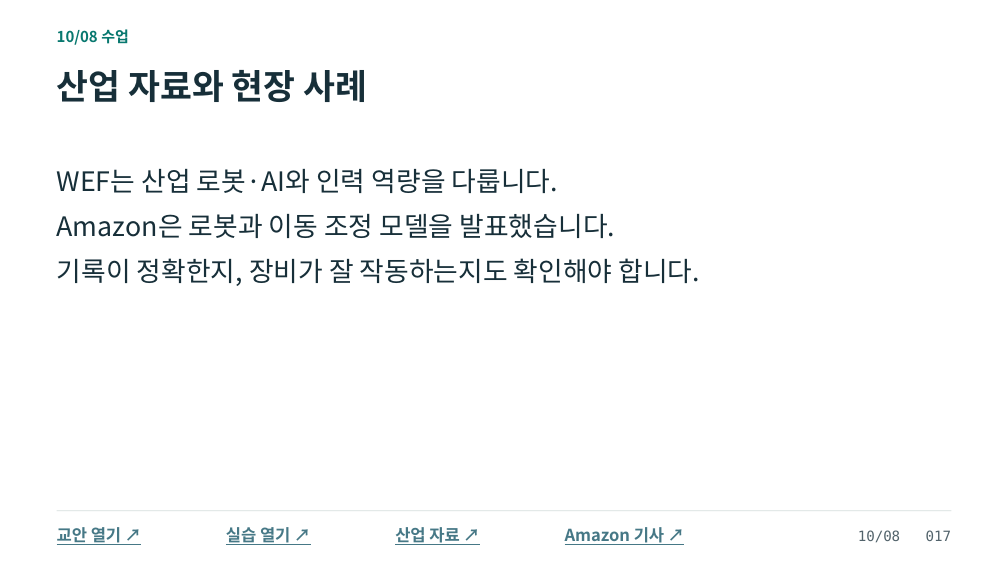
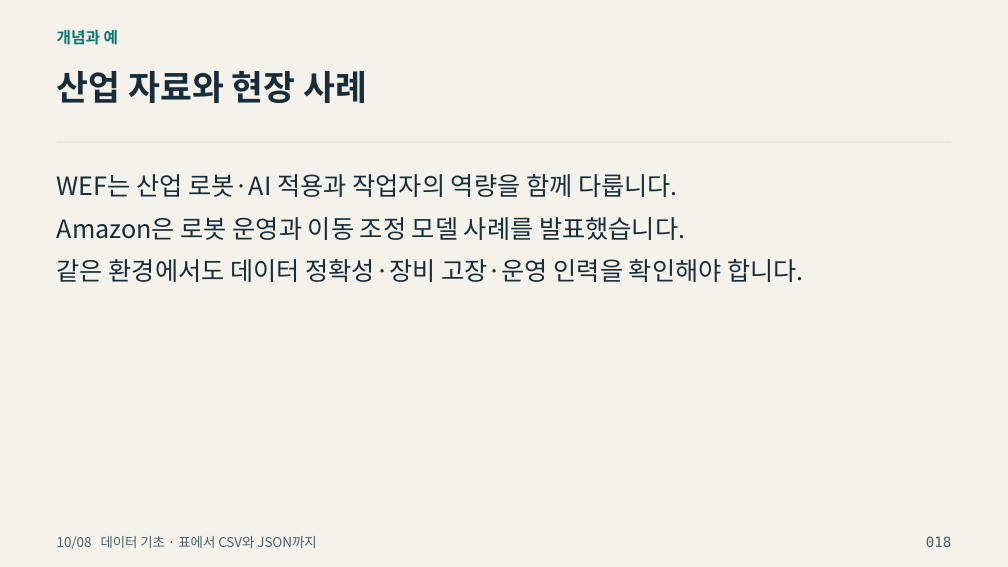
Before and after one commit to zeusk302-png/kdigital-physical-ai, a slide deck: slide 18 of downloads/2026-10-08/readable-slides.pptx (slide 17 before the commit). Drawn at 1008x567 pixels with LibreOffice and Linux fonts; fonts in the diff are those of the drawing; background and template pictures are left out. Boxes give left, top, right and bottom in pixels: in the first picture for what was removed or moved away, otherwise in the second. Text is boxed around its words. In the diff, an @@ line names an element or a change of style, - is before the commit and + after.

```diff
--- a/downloads/2026-10-08/readable-slides.pptx
+++ b/downloads/2026-10-08/readable-slides.pptx
@@ background #FFFFFF to picture (left out) @@
@@ text at [57, 29, 118, 45]: text changed; size 14.2 to 15 pt; text colour #08786F to #08776D @@
-10/08 수업
+개념과 예
@@ text "산업 자료와 현장 사례" at [57, 71, 367, 103]: text colour #172F39 to #172E3A @@
@@ rectangle added at [57, 142, 951, 143], fill #CDCFC7 @@
@@ text at [57, 174, 678, 197]: text changed; size 25.5 to 24 pt; text colour #172F39 to #172E3A @@
-WEF는 산업 로봇·AI와 인력 역량을 다룹니다.
+WEF는 산업 로봇·AI 적용과 작업자의 역량을 함께 다룹니다.
@@ text at [57, 217, 685, 240]: text changed; size 25.5 to 24 pt; text colour #172F39 to #172E3A @@
-Amazon은 로봇과 이동 조정 모델을 발표했습니다.
+Amazon은 로봇 운영과 이동 조정 모델 사례를 발표했습니다.
@@ text at [57, 259, 804, 282]: text changed; size 25.5 to 24 pt; text colour #172F39 to #172E3A @@
-기록이 정확한지, 장비가 잘 작동하는지도 확인해야 합니다.
+같은 환경에서도 데이터 정확성·장비 고장·운영 인력을 확인해야 합니다.
@@ rectangle removed at [57, 510, 951, 511] @@
@@ text removed at [57, 527, 121, 545] @@
-교안 열기 ↗
@@ text added at [57, 536, 316, 549], 12.8 pt, text #4D6068 @@
+10/08 데이터 기초 · 표에서 CSV와 JSON까지
@@ text removed at [226, 527, 290, 545] @@
-실습 열기 ↗
@@ text removed at [395, 527, 459, 545] @@
-산업 자료 ↗
@@ text removed at [565, 527, 664, 545] @@
-Amazon 기사 ↗
@@ text removed at [858, 530, 952, 543] @@
-10/08 017
@@ text added at [926, 536, 951, 547], 13.5 pt, text #4D6068 @@
+018
```
Also in this commit, not shown: 52 other slides changed, 54 slides added, 52 slides removed, 11 other files.
